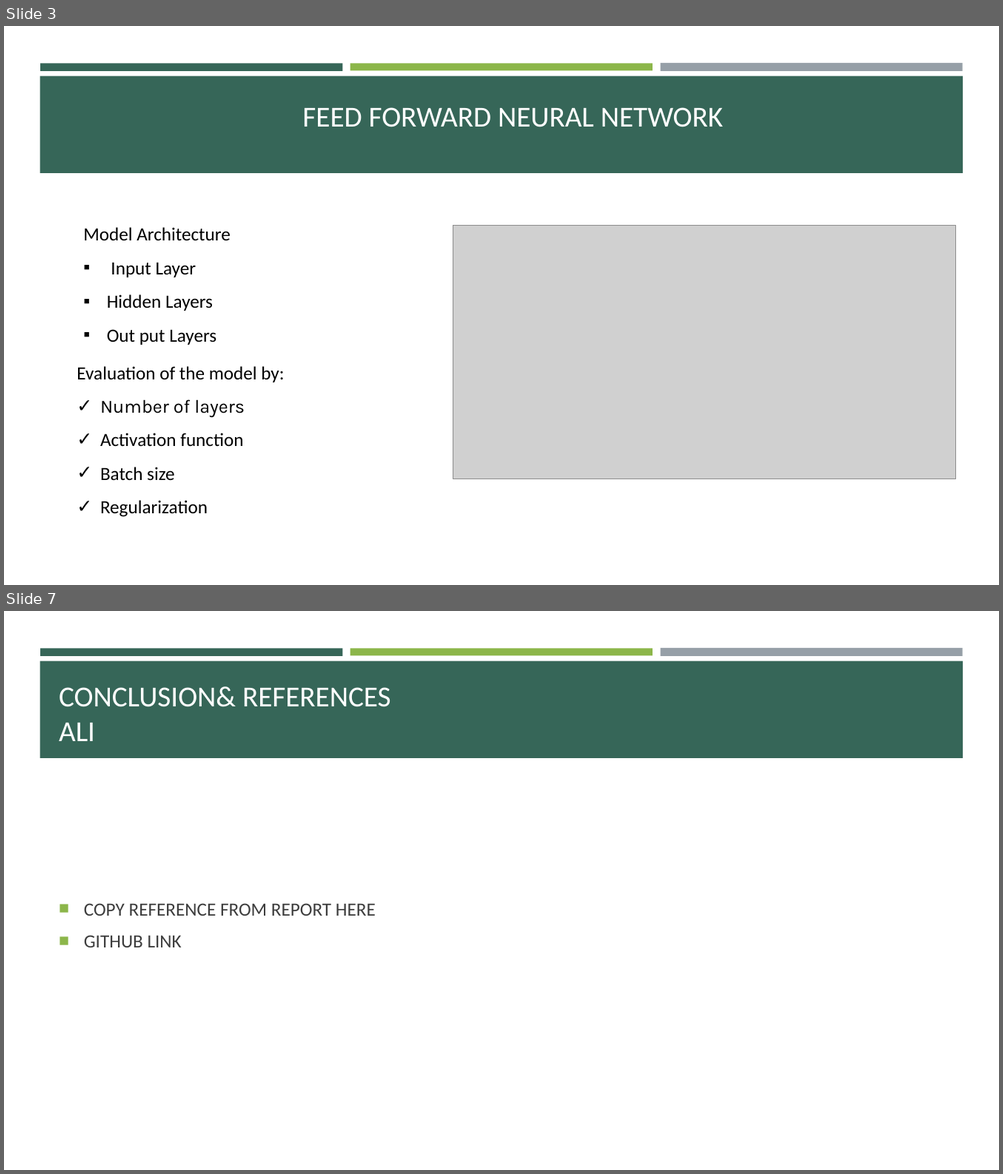
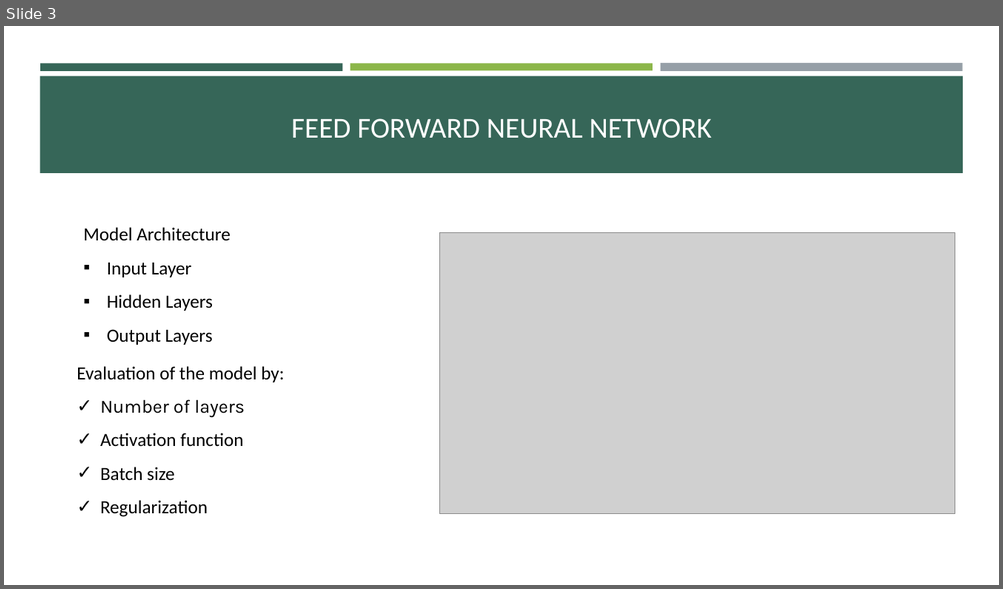
Before and after one commit to mrshokri/DAT-550, a slide deck: Presentation.pptx. Shown one above the other, each under a label of ours: slides 3 and 7 before the commit, slide 3 after it; the slides between them are not shown. The pictures are 1003x1174 and 1003x589 pixels, drawn with LibreOffice and Linux fonts; fonts in the diff are those of the drawing; grey boxes stand for pictures. Boxes give left, top, right and bottom in pixels: in the first picture for what was removed or moved away, otherwise in the second. Text is boxed around its words. In the diff, an @@ line names an element or a change of style, - is before the commit and + after.

```diff
--- a/Presentation.pptx
+++ b/Presentation.pptx
@@ slide 7 removed at [4,611,999,1170], background #FFFFFF; not listed: 4 template elements that a slide beside it also shows @@
@@ title removed at [59,686,391,741] @@
-CONCLUSION& REFERENCES
-ALI
@@ text removed at [84,903,375,948] @@
-■ COPY REFERENCE FROM REPORT HERE
-■ GITHUB LINK
@@ slide 3 changed as well @@
@@ title "FEED FORWARD NEURAL NETWORK": place and size @@
-title "FEED FORWARD NEURAL NETWORK" at [302,107,723,127]
+title "FEED FORWARD NEURAL NETWORK" at [291,118,711,138]
@@ picture: place and size @@
-picture at [453,226,956,480]
+picture at [440,233,956,514]
@@ text at [107,329,213,345]: spaces changed @@
-▪ Out put Layers
+▪ Output Layers
```
Also in this commit, not shown: 3 other slides changed, 4 slides added, 3 other slides removed, 1 other file.
